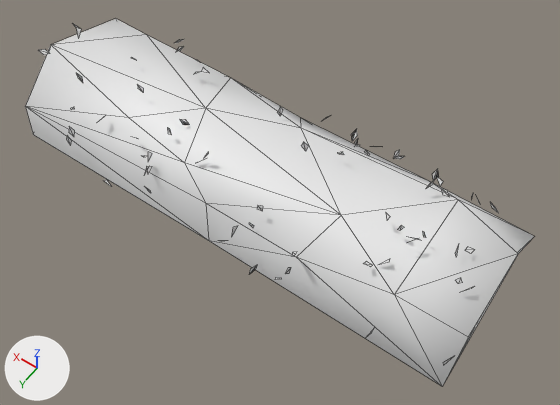
The glTF model game/assets/props/SM_TeaHedge_4m.glb, before and after one commit.
Camera for both pictures: a 50 mm lens placed at (-2.4, 3.1, 5.01), pointed at (-0.25, 0.09, 0.29). Arrows for +X, +Y and +Z are at lower left; the lights stay in place. The picture after the commit comes second. Mesh edges are drawn as thin lines. Vertices at exactly the same position are counted once.

In view in the first picture: 'SM_TeaHedge_4m'.
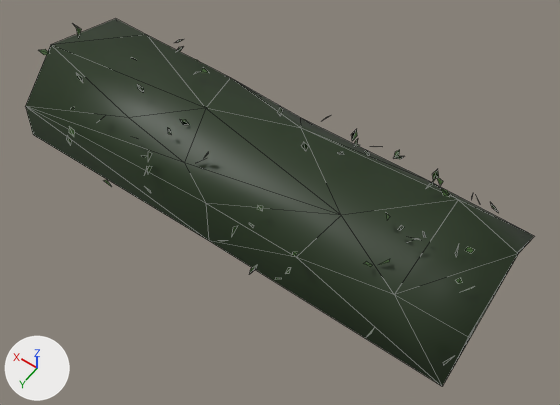
What changed in the scene script:
```text
Change mat_x_prop:
    add n2 = _N.new('ShaderNodeMix'); n2.name = 'Mix'
    add n2.data_type = 'RGBA'
    add n2.blend_type = 'MULTIPLY'
    add n2.inputs[0].default_value = 1.0  # 'Factor'
    add n2.inputs[7].default_value = (0.8, 0.8, 0.8, 1.0)  # 'B', white #e7e7e7
    add n3 = _N.new('ShaderNodeVertexColor'); n3.name = 'Color Attribute'
    where n0 = _N.new('ShaderNodeBsdfPrincipled'); n0.name = 'Principled BSDF'
    add _L.new(n2.outputs[2], n0.inputs[0])  # 'Result' to 'Base Color'
    add _L.new(n3.outputs[0], n2.inputs[6])  # 'Color' to 'A'
Change me_sm_teahedge_4m_001:
    where me_sm_teahedge_4m_001.from_pydata(...)  # 299 vertices, 165 faces; spans x -2.0..2.0, y -0.72..0.74, z -0.01..0.91
    used by ob_sm_teahedge_4m; location = (0.0, 0.0, 0.0)
    me_sm_teahedge_4m_001 part 1: vertex colours changed
```

Location of each change, [x1, y1, x2, y2] in pixels of the pictures (560 x 405 px):
'SM_TeaHedge_4m', recoloured (darker): [25, 19, 534, 386] in both
